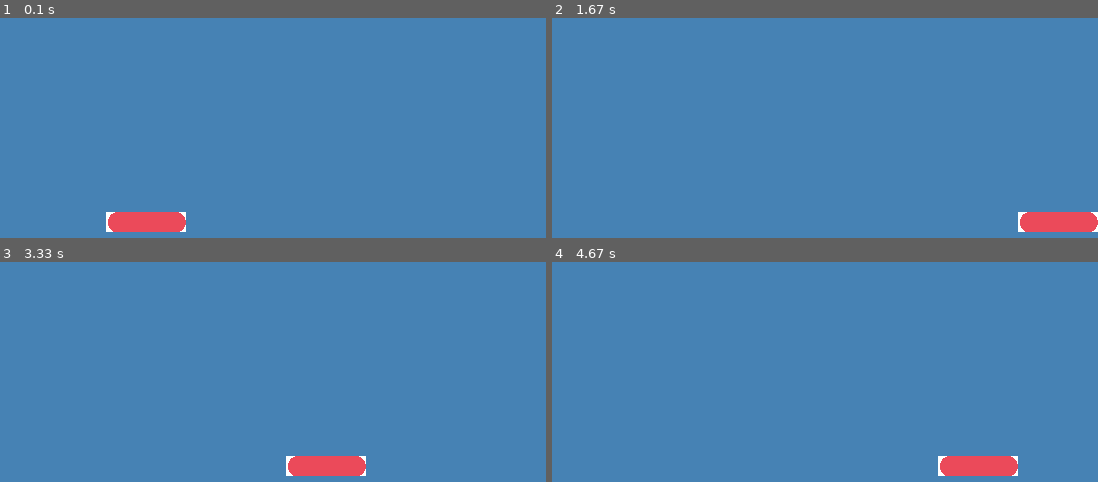
Above: before the commit, frames 1-4 (two rows, left to right).
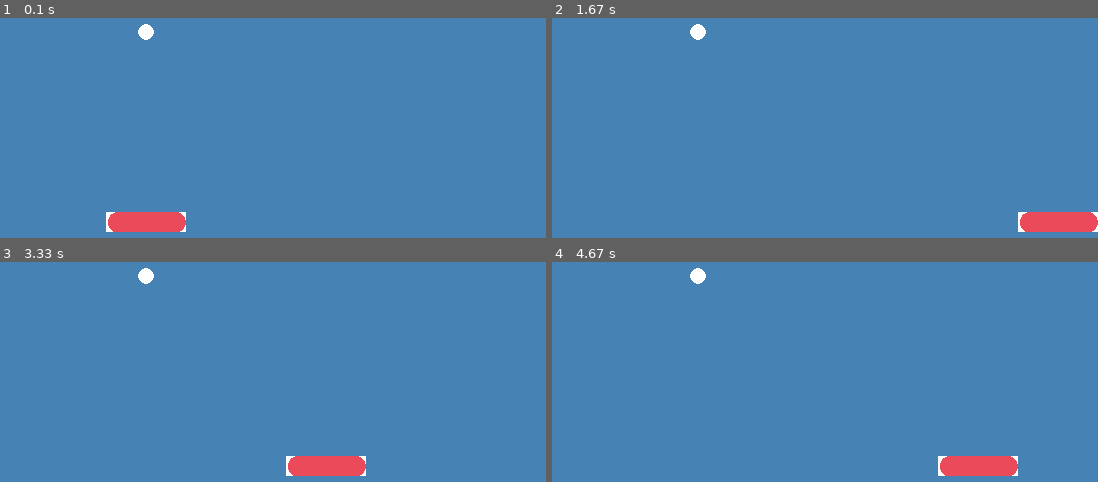
Above: after the commit, the same moments.

Repository: nasif92/Projects
Game: pygame game, started from Pygame_Projects/DEball.py
Same seed, same stepped clock (60 frames per second), same inputs: the game is played once before the commit and once after it.
Inputs:
- Up to frame 1 (0.1 s): no input
- Up to frame 2 (1.67 s): hold Right 0.33-0.8 s; hold Right 0.83-1.3 s; hold Left from 1.33 s (still down)
- Up to frame 3 (3.33 s): release Left at 1.87 s; hold Left 1.9-2.3 s; hold Right 2.33-2.97 s; hold Left from 3 s (still down)
- Up to frame 4 (4.67 s): release Left at 3.47 s; hold Right 3.5-3.97 s; hold Left from 4.5 s (still down)

The runs differ from the first frame. In frame 1, 0.2% of the frame differs, in the area x 25-29%, y 2-10%; in frame 2, 0.2%; in frame 3, 0.2%; in frame 4, 0.2%.

Commit message:
Ball is there but still doesn't move lol

Diff:
--- a/Pygame_Projects/DEball.py
+++ b/Pygame_Projects/DEball.py
@@ -54,11 +54,28 @@
 
 
 class Ball:
-   def __init__(self, x_pos, y_pos , surface):
-      self.x_pos = x_pos
-      self.y_pos = y_pos
-      self.surface = gameDisplay
-      circle = pygame.draw.circle(self.surface , white, (x_pos , y_pos) , 12)
+   def __init__(self,surface, color, pos, radius, speed):
+      self.surface = surface
+      self.color = color
+      self.pos = pos
+      self.radius = radius
+      self.speed = speed
+
+   def draw(self):
+      pygame.draw.circle(self.surface, self.color,self.pos,self.radius)
+
+   def bounce(self):
+      # self.velocity[0] = -self.velocity[0]
+      # self.velocity[1] = randint(-8,8)
+      pass
+   def move(self):
+      size = [display_width,display_height]
+      for coord in range(0,2):
+         self.pos[coord] += self.speed
+         if self.pos[coord] < self.radius:
+            self.speed = -self.speed
+         if self.pos[coord] + self.radius > size[coord]:
+            self.speed = -self.speed
 
 
 
@@ -67,6 +84,8 @@
    crashed = False
    x_change = 0
    game_over = False
+
+
    # the main game
    while not crashed:
       for event in pygame.event.get():
@@ -83,7 +102,13 @@
          x_change += 10
       gameDisplay.fill(backgroundColor)
       paddle(x_change)
-     # ball(game_over)
+
+      # the DE ball
+      DEBall = Ball(gameDisplay,white, [round(display_width/2),round(display_height/2)],8 , 2)
+      DEBall.draw()
+
+      DEBall.move()
+
 
       pygame.display.update()
       clock.tick(60)
